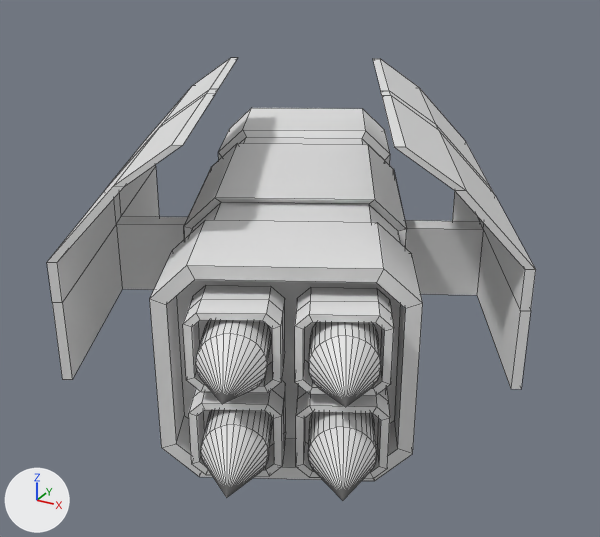
What one commit did to the Blender file mechanizedBrigade.blend.
Rendered twice from a camera (50 mm lens) standing at (-32.49, -3.82, 3.35) and looking at (-34.48, -0.2, 1.54). The lights are fixed; the arrows at lower left show +X, +Y and +Z. Mesh edges are drawn as thin lines. The same objects are shown in both versions, whatever each file hides.
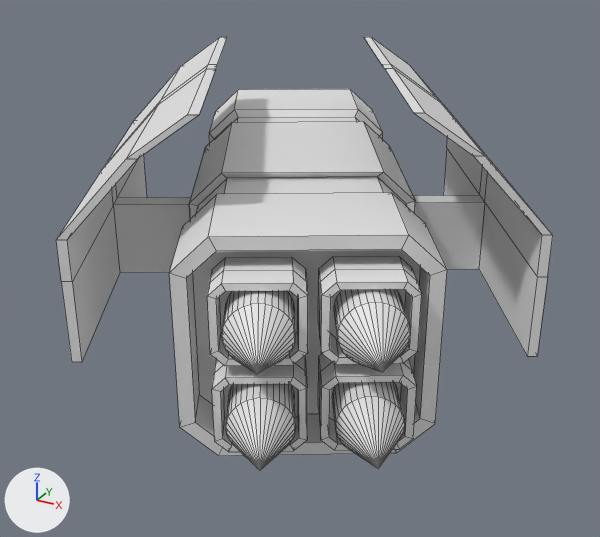
Commit message: Created an armoured machine gun vehicle.

The change, as a list of edits to the scene's bpy script:
```text
Change me_cone_016:
    where me_cone_016.from_pydata(...)  # 65 vertices, 65 faces; spans x -1.0..1.0, y -1.0..1.0, z -2.59..1.0
    used by ob_cone_004; location = (-33.592, -1.479, 1.758); rotation_euler = (1.571, 0.0, 0.464), in degrees (90, 0, 27); scale = (0.135, 0.135, 0.135)
    verts and faces of me_cone_016; kept vertices keep their numbers, new ones are numbered from 65
    before: 6 (0.92, 0.38, -1.0) at pixel (378, 355), 7 (0.98, 0.2, -1.0) at pixel (380, 361), 8 (1.0, 0.0, -1.0) at pixel (380, 367), 32 (0.0, 0.0, 1.0) at pixel (345, 407)
    me_cone_016 part 1
    add delete_faces([(6, 32, 7), (7, 32, 8)])
    add verts[65] = (0.49, 0.1, 0.0)  # pixel (396, 349)
    add faces += [(6, 32, 65, 7), (7, 65, 32, 8)]
Change ob_cone_004:
    ob_cone_004.location: (-33.592, -1.479, 1.758) -> (-33.498, -1.41, 1.889)
    ob_cone_004.rotation_euler: (1.571, 0.0, 0.464) -> (1.571, 0.0, 0.529)  # degrees (90, 0, 27) -> degrees (90, 0, 30)
Change ob_cone_005:
    ob_cone_005.location: (-33.974, -1.67, 1.758) -> (-33.866, -1.626, 1.889)
    ob_cone_005.rotation_euler: (1.571, 0.0, 0.464) -> (1.571, 0.0, 0.529)  # degrees (90, 0, 27) -> degrees (90, 0, 30)
Change ob_cone_006:
    ob_cone_006.location: (-33.974, -1.67, 1.356) -> (-33.866, -1.626, 1.486)
    ob_cone_006.rotation_euler: (1.571, 0.0, 0.464) -> (1.571, 0.0, 0.529)  # degrees (90, 0, 27) -> degrees (90, 0, 30)
Change ob_cone_007:
    ob_cone_007.location: (-33.593, -1.479, 1.356) -> (-33.498, -1.411, 1.486)
    ob_cone_007.rotation_euler: (1.571, 0.0, 0.464) -> (1.571, 0.0, 0.529)  # degrees (90, 0, 27) -> degrees (90, 0, 30)
Change ob_cube_006:
    ob_cube_006.location: (-34.578, -0.034, 1.561) -> (-34.576, -0.033, 1.691)
    ob_cube_006.rotation_euler: (0.0, 0.0, 0.464) -> (0.0, 0.0, 0.529)  # degrees (0, 0, 27) -> degrees (0, 0, 30)
Change ob_cube_007:
    ob_cube_007.location: (-33.784, -0.354, 1.667) -> (-33.762, -0.301, 1.797)
    ob_cube_007.rotation_euler: (0.0, 0.0, 0.464) -> (0.0, 0.0, 0.529)  # degrees (0, 0, 27) -> degrees (0, 0, 30)
Change ob_cube_008:
    ob_cube_008.location: (-34.165, -0.545, 1.667) -> (-34.131, -0.516, 1.797)
    ob_cube_008.rotation_euler: (0.0, 0.0, 0.464) -> (0.0, 0.0, 0.529)  # degrees (0, 0, 27) -> degrees (0, 0, 30)
Change ob_cube_009:
    ob_cube_009.location: (-34.165, -0.545, 1.265) -> (-34.131, -0.516, 1.395)
    ob_cube_009.rotation_euler: (0.0, 0.0, 0.464) -> (0.0, 0.0, 0.529)  # degrees (0, 0, 27) -> degrees (0, 0, 30)
Change ob_cube_010:
    ob_cube_010.location: (-33.781, -0.353, 1.265) -> (-33.76, -0.299, 1.395)
    ob_cube_010.rotation_euler: (0.0, 0.0, 0.464) -> (0.0, 0.0, 0.529)  # degrees (0, 0, 27) -> degrees (0, 0, 30)
Change ob_cube_012:
    ob_cube_012.location: (-35.158, -2.146, 1.955) -> (-35.017, -2.179, 2.085)
    ob_cube_012.rotation_euler: (0.0, 0.0, 0.464) -> (0.0, 0.0, 0.529)  # degrees (0, 0, 27) -> degrees (0, 0, 30)
```

Where the change shows, as pixel boxes [x1, y1, x2, y2] in the pictures (600 x 537 px; the box of a moved part takes in the faces that stretch with it):
'Cube.006', moved, turned: before [150, 108, 423, 481]; after [169, 89, 447, 456]
'Cube.012', moved, turned: before [47, 58, 536, 389]; after [56, 36, 553, 362]
'Cube.007', moved, turned: before [295, 287, 394, 395]; after [318, 256, 422, 364]
'Cube.008', moved, turned: before [183, 285, 285, 393]; after [207, 257, 308, 366]
'Cone.004', reshaped, moved, turned: before [309, 322, 381, 407]; after [334, 289, 410, 372]
'Cone.005', moved, turned: before [196, 320, 271, 404]; after [222, 291, 295, 374]
'Cone.007', moved, turned: before [308, 412, 377, 500]; after [332, 382, 405, 469]
'Cone.006', moved, turned: before [201, 410, 272, 498]; after [226, 384, 296, 471]
'Cube.009', moved, turned: before [189, 381, 286, 476]; after [212, 356, 307, 452]
'Cube.010', moved, turned: before [296, 385, 390, 479]; after [318, 354, 416, 450]
part 1 of me_cone_016, moved or reshaped: before [347, 356, 381, 405]; after [384, 322, 410, 370]
